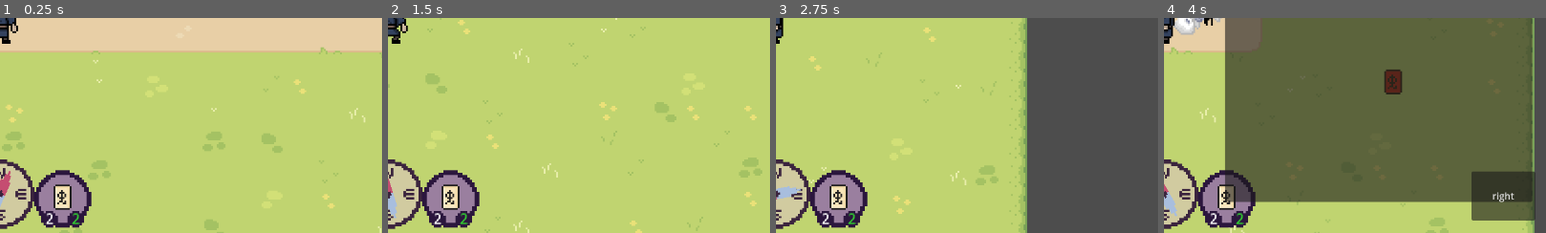
Above: before the commit, frames 1-4 (left to right).
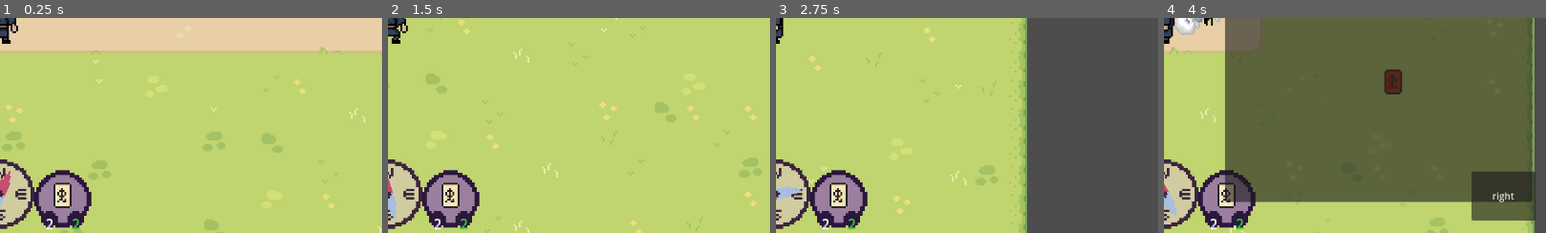
Above: after the commit, the same moments.

Repository: FennecKii/Pixel-Game-Jam-2025
Game: Godot game, scene res://Maps/Map 1/map_1.tscn
Two runs of this game, one before a commit and one after it. Both use one fixed random seed, a clock stepped at 60 frames per second and the inputs below.
Inputs (mouse positions are % of the whole screen's width and height, from its top left):
- Up to frame 1 (0.25 s): no input
- Up to frame 2 (1.5 s): move the mouse to (50, 56) at 0.52 s; hold D (Right) 0.53-1.28 s; tap 1 (Equip Bell) at 0.6 s; move the mouse to (30, 55) at 1.27 s; hold S (Down) from 1.28 s (still down); tap 2 (Equip Ofuda) at 1.35 s
- Up to frame 3 (2.75 s): move the mouse to (60, 28) at 2.02 s; release S (Down) at 2.03 s; hold D (Right) from 2.03 s (still down); tap E (Interact) at 2.1 s
- Up to frame 4 (4 s): move the mouse to (45, 70) at 2.77 s; release D (Right) at 2.78 s; hold W (Up) 2.78-3.53 s; click (45, 70) at 2.85 s; move the mouse to (80, 65) at 3.52 s; hold A (Left) from 3.53 s (still down); tap J (toggle_journal) at 3.6 s
The pictures show only the part of the screen within x 50-100%, y 50-100%; the shares and areas given below are measured in that part.

The runs differ from the first frame. In frame 1, 0.5% of the frame differs, in the area x 12-21%, y 76-99%; in frame 2, 0.5%; in frame 3, 0.5%; in frame 4, 0.5%.

Commit message:
ofuda transform changes

Diff:
--- a/Items/Ofuda/ofuda.tscn
+++ b/Items/Ofuda/ofuda.tscn
@@ -293,6 +293,7 @@
 sprite_frames = SubResource("SpriteFrames_5oo4h")
 animation = &"idle"
 autoplay = "idle"
+offset = Vector2(0, -4)
 
 [node name="Ofuda Placed" type="Label" parent="."]
 visible = false
--- a/Player/player.tscn
+++ b/Player/player.tscn
@@ -510,6 +510,7 @@
 [node name="Ofuda" parent="Items" instance=ExtResource("9_x3vf3")]
 unique_name_in_owner = true
 visible = false
+position = Vector2(0, 4)
 held_item = true
 
 [node name="Ofuda Outline" type="Sprite2D" parent="Items"]
--- a/UI/HUD.tscn
+++ b/UI/HUD.tscn
@@ -50,15 +50,15 @@
 
 [node name="Ofuda" parent="Items" instance=ExtResource("4_f2wx0")]
 z_index = 5
-position = Vector2(35, 0)
+position = Vector2(35, 3)
 display_item = true
 
 [node name="Container" type="Panel" parent="Items/Ofuda"]
 z_index = -1
 offset_left = -16.0
-offset_top = -15.0
+offset_top = -18.0
 offset_right = 16.0
-offset_bottom = 17.0
+offset_bottom = 14.0
 theme_override_styles/panel = ExtResource("4_gppie")
 
 [node name="Labels" type="Node2D" parent="Items/Ofuda"]
